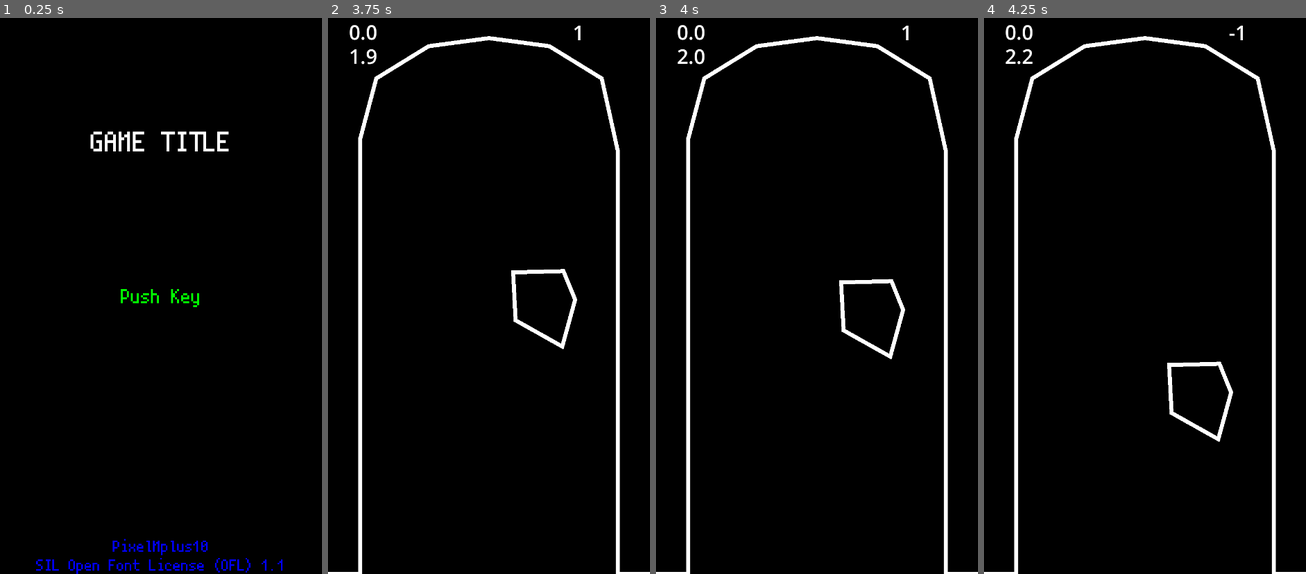
Above: before the commit, frames 1-4 (left to right).
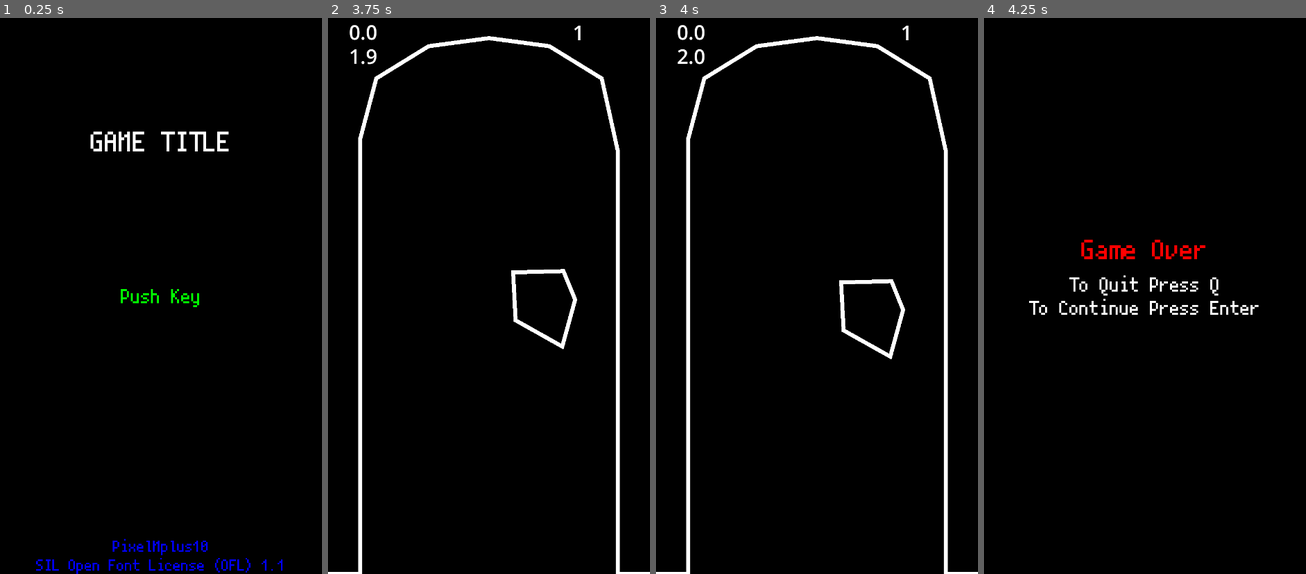
Above: after the commit, the same moments.

Repository: WOCae/L010
Game: Godot game, scene res://Scene/start_game.tscn
Same seed, same stepped clock (60 frames per second), same inputs: the game is played once before the commit and once after it.
Inputs (mouse positions are in pixels of both pictures, inside the frame that each line leads up to):
- Up to frame 1 (0.25 s): no input
- Up to frame 2 (3.75 s): tap Enter (ui_accept) at 0.5, 0.77, 1.52, 3.02 s; move the mouse to (472, 407) at 0.52 s; hold Up (move_up) 0.53-2.03 s; click (472, 407) at 0.67 s; move the mouse to (389, 218) at 1.27 s; click (389, 218) at 1.42 s; move the mouse to (489, 218) at 2.02 s; hold Left (move_left) 2.03-3.53 s; click (489, 218) at 2.17 s; move the mouse to (585, 218) at 2.77 s; click (585, 218) at 2.92 s; move the mouse to (440, 157) at 3.52 s; hold Down (move_down) from 3.53 s (still down)
- Up to frame 3 (4 s): keep holding Down (move_down); tap Enter (ui_accept) at 3.77 s
- Up to frame 4 (4.25 s): keep holding Down (move_down)

Frames 1-3 are identical in both runs. In frame 4, 5.6% of the frame differs, in the area x 0-100%, y 1-100%.

Commit message:
Update player_3.gd

Diff:
--- a/scripts/player_3.gd
+++ b/scripts/player_3.gd
@@ -3,8 +3,8 @@
 var screen_size # Size of the game window.
 
 @export var speed = 380
-@export var Shotcnt = 0.5 #射出間隔
-@export var ShotSpeed = 500 #速度
+@export var Shotcnt = 1.5 #射出間隔
+@export var ShotSpeed = 800 #速度
 var cnt = 0
 const Ball = preload("res://Scene/ball.tscn") #ballシーンのプリロード
 
@@ -55,7 +55,7 @@
 	#print(area.name)
 	if "bullet" in area.name:
 
-		if Global.life != 0:
+		if Global.life > 0:
 			#ヒットストップ
 			Engine.set_time_scale(0.1)
 			await get_tree().create_timer(0.1).timeout
